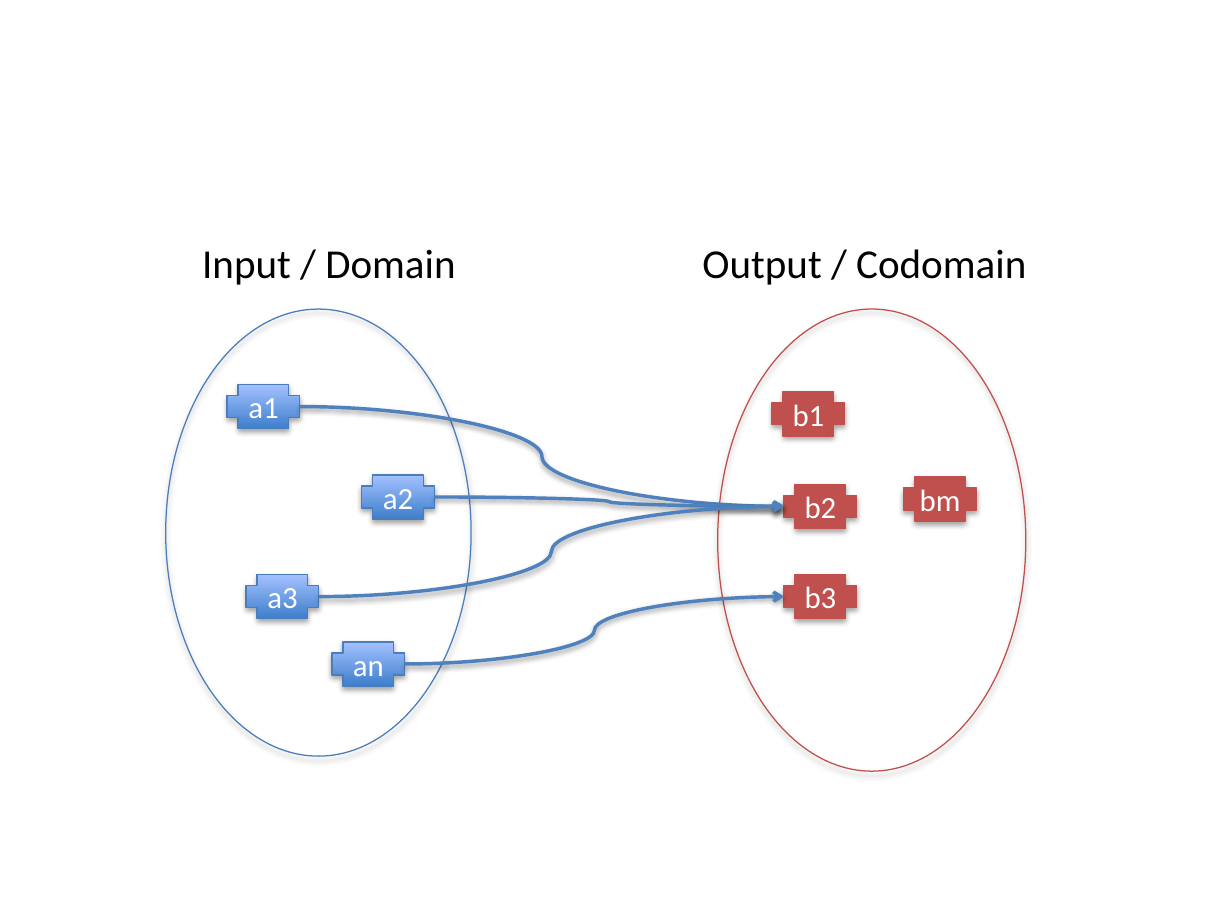
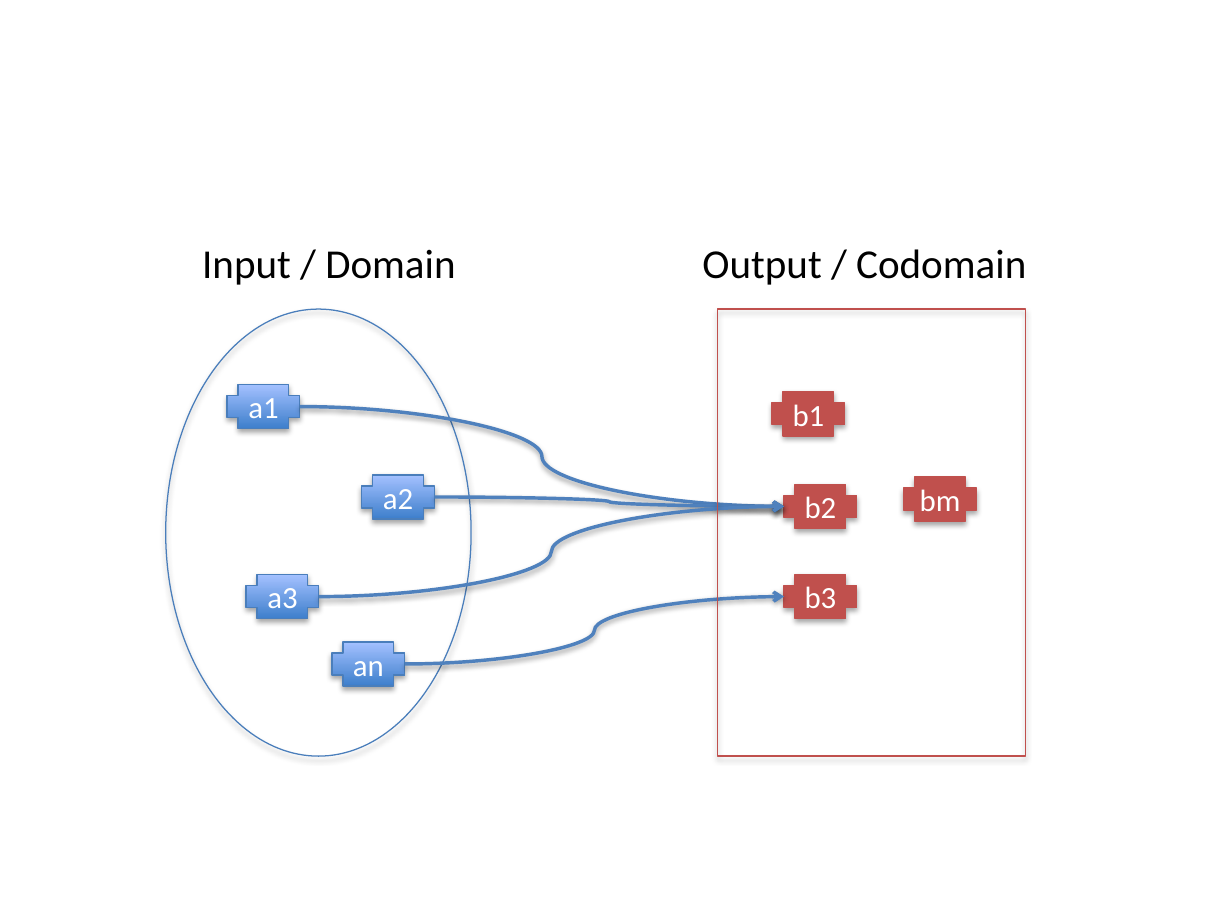
Before and after one commit to fp-tower/foundations, a slide deck: slide 12 of Diagrams.pptx. Drawn at 1232x924 pixels with LibreOffice and Linux fonts; fonts in the diff are those of the drawing. Boxes give left, top, right and bottom in pixels: in the first picture for what was removed or moved away, otherwise in the second. Text is boxed around its words. In the diff, an @@ line names an element or a change of style, - is before the commit and + after.

```diff
--- a/Diagrams.pptx
+++ b/Diagrams.pptx
@@ rectangle: place and size @@
-rectangle at box(718, 309, 1026, 771)
+rectangle at box(718, 309, 1026, 756)
@@ rectangle at box(718, 309, 1026, 756): ellipse to rectangle @@
```
Also in this commit, not shown: 6 other slides changed, 8 other files.
